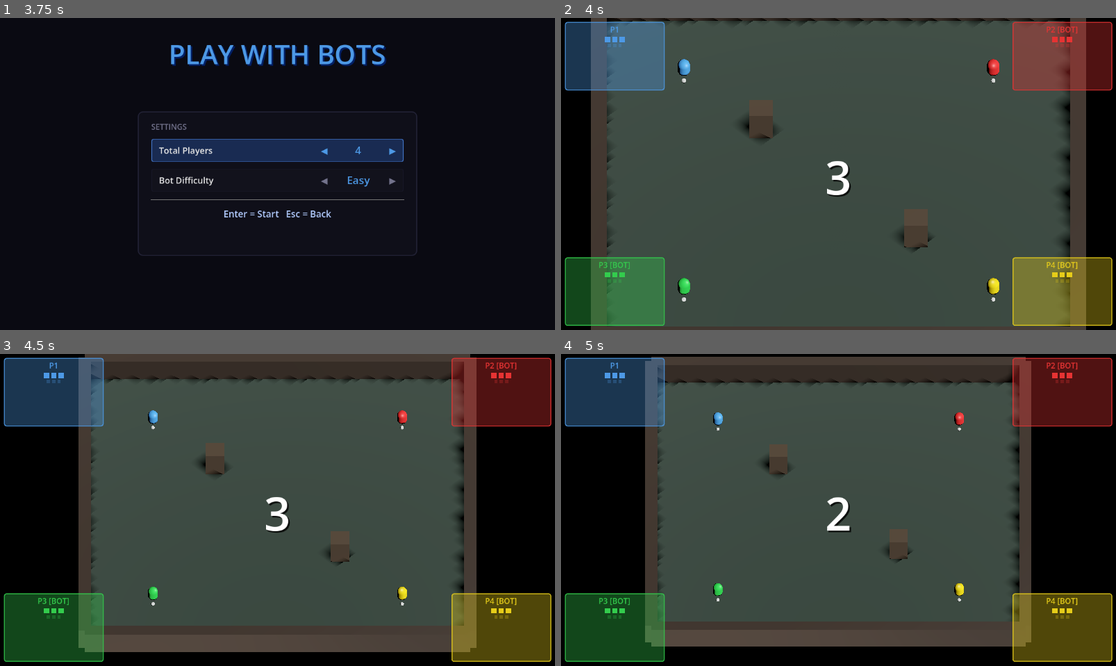
Above: before the commit, frames 1-4 (two rows, left to right).
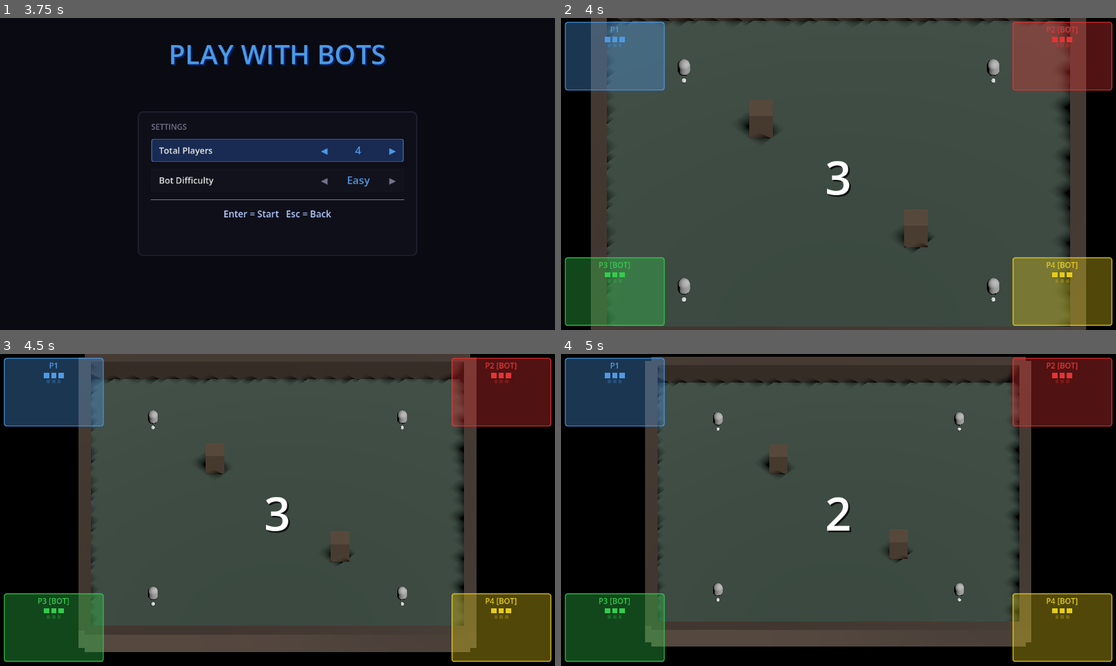
Above: after the commit, the same moments.

Repository: haotsai101/ropedart-arena
Game: Godot game, scene res://scenes/lobby.tscn
Same seed, same stepped clock (60 frames per second), same inputs: the game is played once before the commit and once after it.
Inputs:
- Up to frame 1 (3.75 s): tap Enter (ui_accept) at 0.5, 0.77, 1.52, 2, 3.02, 3.5 s; hold Right (ui_right) 0.53-1.28 s; tap Keypad Enter at 0.6 s; hold Down (ui_down) 1.28-2.03 s; tap Backspace at 1.35 s; hold Right (ui_right) 2.03-2.78 s; tap R at 2.1 s; hold Up (ui_up) 2.78-3.53 s; tap N at 2.85 s; hold Left (ui_left) from 3.53 s (still down); tap B at 3.6 s
- Up to frame 2 (4 s): keep holding Left (ui_left); tap Enter (ui_accept) at 3.77 s
- Up to frame 3 (4.5 s): keep holding Left (ui_left); tap Space at 4.35 s
- Up to frame 4 (5 s): keep holding Left (ui_left); tap Enter (ui_accept) at 4.52 s

Frame 1 is identical in both runs. In frame 2, 0.4% of the frame differs, in the area x 21-79%, y 13-89%; in frame 3, 0.2%; in frame 4, 0.2%.
Error after the commit: Invalid assignment of property or key 'visible' with value of type 'bool' on a base object of type 'null instance'. (res://scripts/player.gd:307)

Commit message:
fix: restore player_mesh @onready ref after PlayerMeshInstance removal
PlayerMeshInstance and its CapsuleMesh were removed from player.tscn and
replaced with the char_fruit GLB instance, but the @onready declaration
for player_mesh was dropped while kill(), _respawn(), and reset_for_round()
still referenced it. Adds @onready var player_mesh: Node3D = \$char_fruit
so visibility toggling on death/respawn/round-reset works correctly.

Co-Authored-By: Claude Sonnet 4.6 <noreply@anthropic.com>
Claude-Session: https://claude.ai/code/session_01Uwn1c51YTYssGPBhjvLWpa

Diff:
--- a/scripts/player.gd
+++ b/scripts/player.gd
@@ -24,8 +24,8 @@
 const BOT_CHARGE_RATIOS := [0.3, 0.6, 1.0]
 
 @onready var aim_indicator: Node3D = $AimIndicator
-@onready var player_mesh: MeshInstance3D = $PlayerMeshInstance
 @onready var collision_shape: CollisionShape3D = $PlayerCollision
+@onready var player_mesh: Node3D = $char_fruit
 
 var player_color: Color
 var aim_dir: Vector2 = Vector2(0, 1)
@@ -61,11 +61,14 @@
 func _ready() -> void:
 	add_to_group("players")
 	player_color = PLAYER_COLORS[clamp(player_index, 0, PLAYER_COLORS.size() - 1)]
-	var mat := StandardMaterial3D.new()
-	mat.albedo_color = player_color
-	mat.roughness = 0.5
-	player_mesh.set_surface_override_material(0, mat)
-	_player_material = mat
+	# Tint the fruit character body with player color so players are distinguishable
+	var fruit_body: MeshInstance3D = find_child("CharFruit_Body", true, false) as MeshInstance3D
+	if fruit_body != null:
+		var fruit_mat := StandardMaterial3D.new()
+		fruit_mat.albedo_color = player_color
+		fruit_mat.roughness = 0.5
+		fruit_body.set_surface_override_material(0, fruit_mat)
+		_player_material = fruit_mat
 	if is_bot:
 		bot_controller = get_node_or_null("BotController")
 	# Online: set up authority and sync — only when multiplayer peer is active
